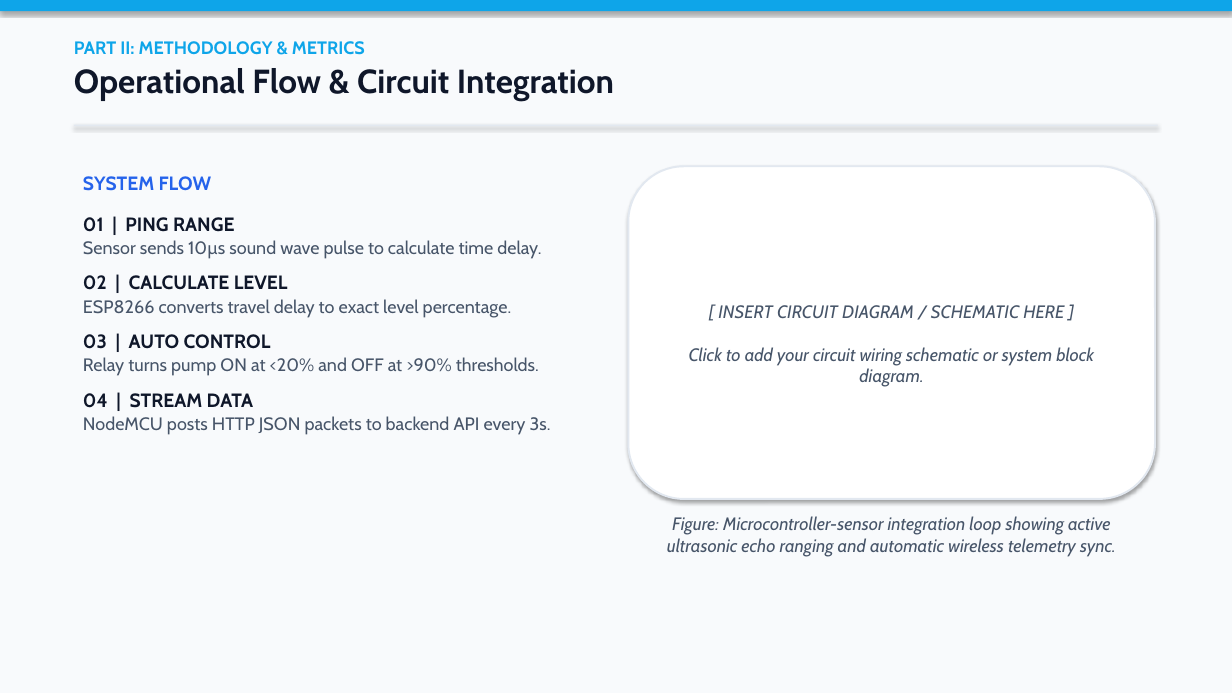
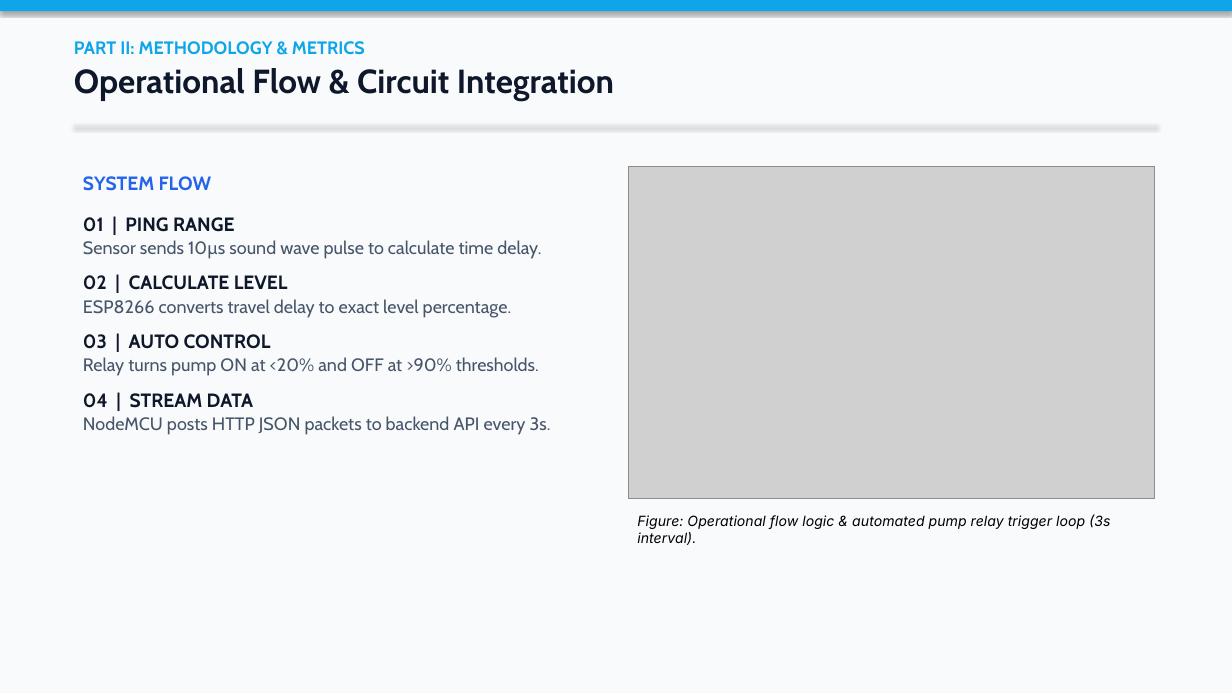
Before and after one commit to 25ai002-cmd/smart-water-tank-iot-, a slide deck: slide 5 of AquaMonitor_Presentation_Final_v3.pptx. Drawn at 1232x693 pixels with LibreOffice and Linux fonts; fonts in the diff are those of the drawing; grey boxes stand for pictures. Boxes give left, top, right and bottom in pixels: in the first picture for what was removed or moved away, otherwise in the second. Text is boxed around its words. In the diff, an @@ line names an element or a change of style, - is before the commit and + after.

```diff
--- a/AquaMonitor_Presentation_Final_v3.pptx
+++ b/AquaMonitor_Presentation_Final_v3.pptx
@@ rounded rectangle removed at <box>628,166,1155,499</box> @@
-[ INSERT CIRCUIT DIAGRAM / SCHEMATIC HERE ]
-Click to add your circuit wiring schematic or system block diagram.
@@ picture added at <box>628,166,1155,499</box> @@
@@ text at <box>637,514,1110,545</box>: text changed; size 14 to 11 pt; font Cabin to Inter; text colour #475569 to #000000 @@
-Figure: Microcontroller-sensor integration loop showing active ultrasonic echo ranging and automatic wireless telemetry sync.
+Figure: Operational flow logic & automated pump relay trigger loop (3s interval).
```
Also in this commit, not shown: 8 other files.
